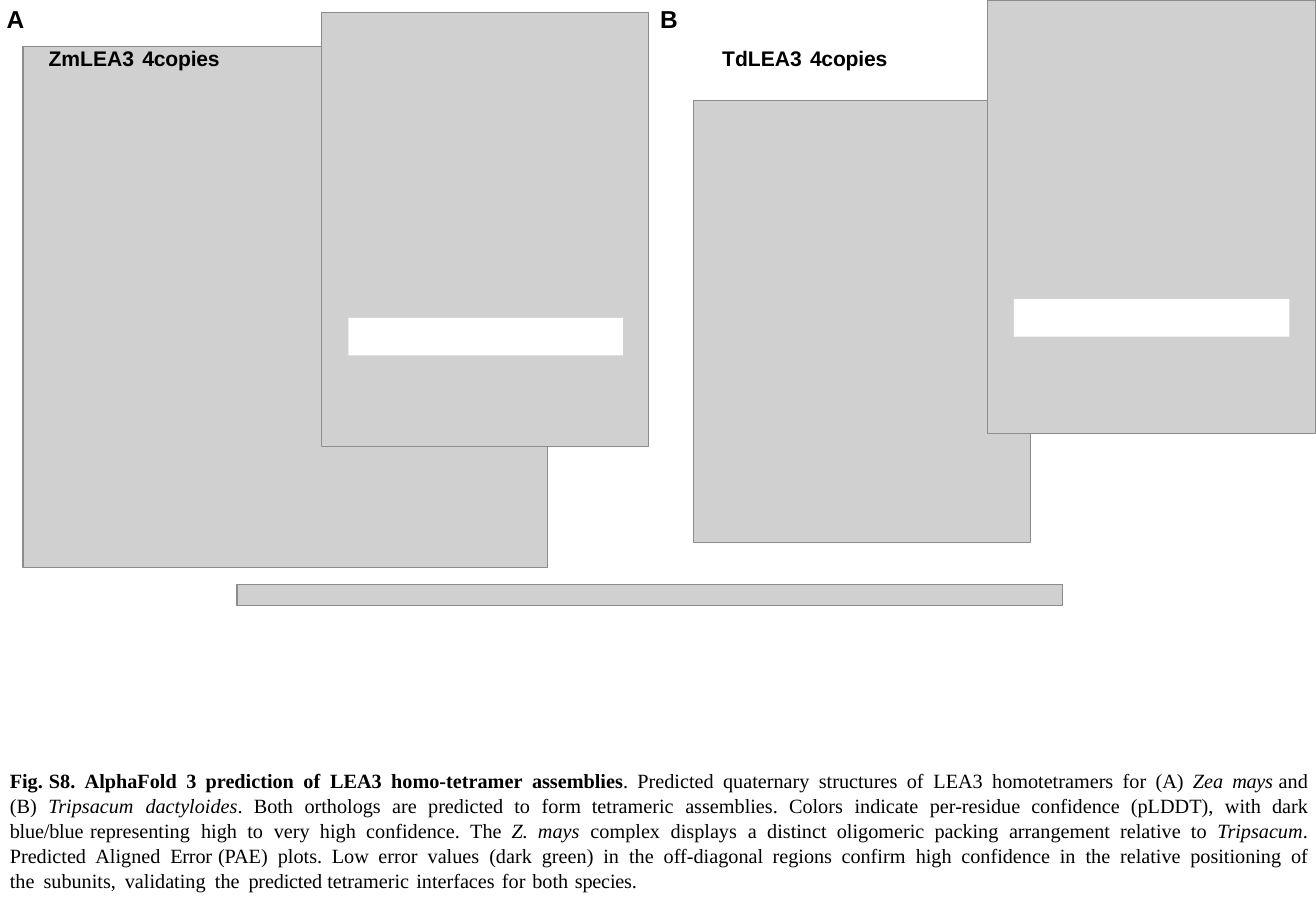
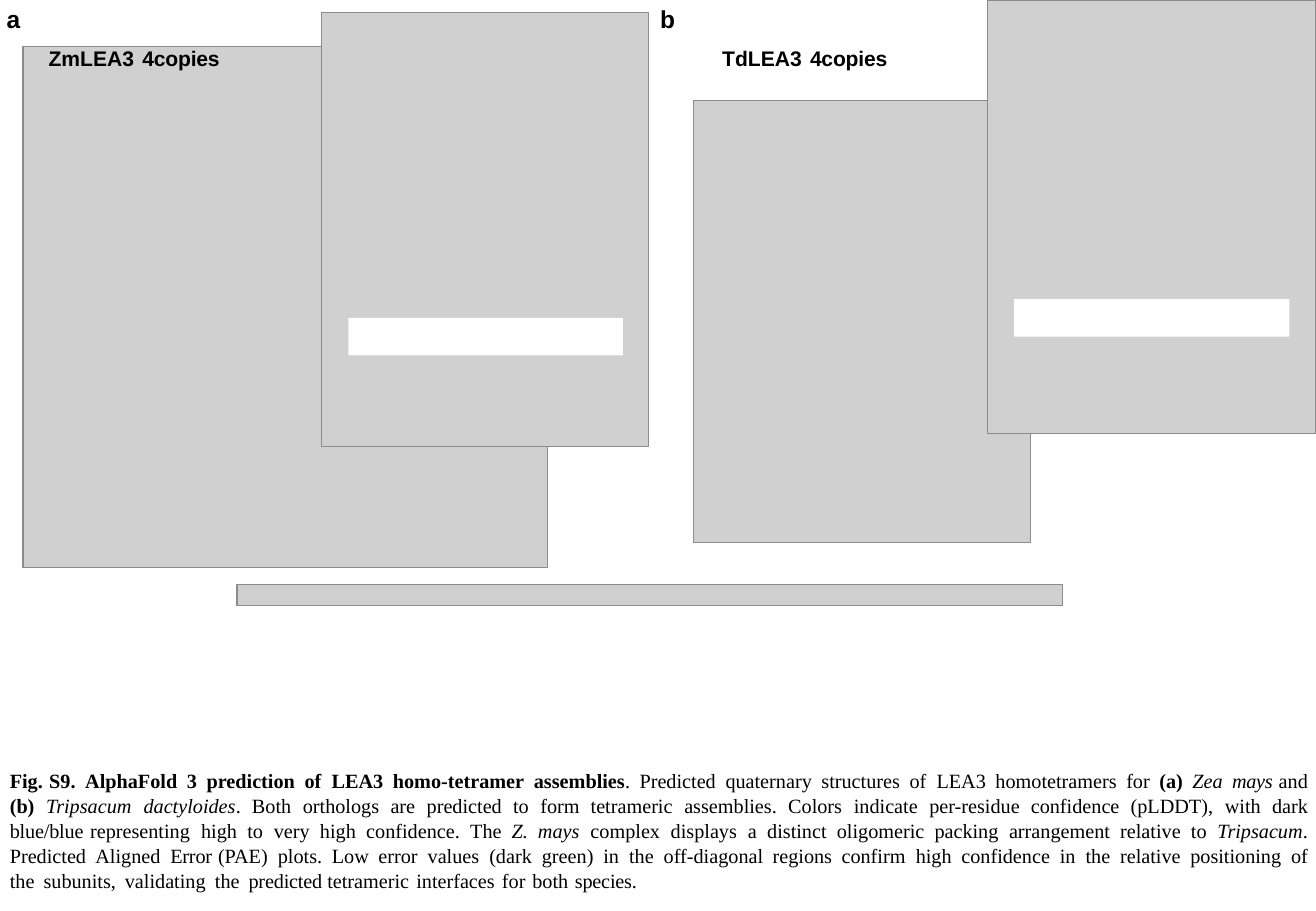
Before and after one commit to elor77/PACMAD-Rhizome-Proteomics, a slide deck: slide 9 of manuscript/Supplemental_Figures/PACMAD_Rhizome_Proteomics_Supplemental_Figures.pptx (slide 8 before the commit). Drawn at 1316x911 pixels with LibreOffice and Linux fonts; fonts in the diff are those of the drawing; grey boxes stand for pictures. Boxes give left, top, right and bottom in pixels: in the first picture for what was removed or moved away, otherwise in the second. Text is boxed around its words. In the diff, an @@ line names an element or a change of style, - is before the commit and + after.

```diff
--- a/manuscript/Supplemental_Figures/PACMAD_Rhizome_Proteomics_Supplemental_Figures.pptx
+++ b/manuscript/Supplemental_Figures/PACMAD_Rhizome_Proteomics_Supplemental_Figures.pptx
@@ text at (7,14,21,29): text changed @@
-A
+a
@@ text at (660,10,675,29): text changed @@
-B
+b
@@ text at (10,773,1308,892): text changed @@
-Fig. S8. AlphaFold 3 prediction of LEA3 homo-tetramer assemblies. Predicted quaternary structures of LEA3 homotetramers for (A) Zea mays and (B) Tripsacum dactyloides. Both orthologs are predicted to form tetrameric assemblies. Colors indicate per-residue confidence (pLDDT), with dark blue/blue representing high to very high confidence. The Z. mays complex displays a distinct oligomeric packing arrangement relative to Tripsacum. Predicted Aligned Error (PAE) plots. Low error values (dark green) in the off-diagonal regions confirm high confidence in the relative positioning of the subunits, validating the predicted tetrameric interfaces for both species.
+Fig. S9. AlphaFold 3 prediction of LEA3 homo-tetramer assemblies. Predicted quaternary structures of LEA3 homotetramers for (a) Zea mays and (b) Tripsacum dactyloides. Both orthologs are predicted to form tetrameric assemblies. Colors indicate per-residue confidence (pLDDT), with dark blue/blue representing high to very high confidence. The Z. mays complex displays a distinct oligomeric packing arrangement relative to Tripsacum. Predicted Aligned Error (PAE) plots. Low error values (dark green) in the off-diagonal regions confirm high confidence in the relative positioning of the subunits, validating the predicted tetrameric interfaces for both species.
```
Also in this commit, not shown: 8 other slides changed, 18 other files.
